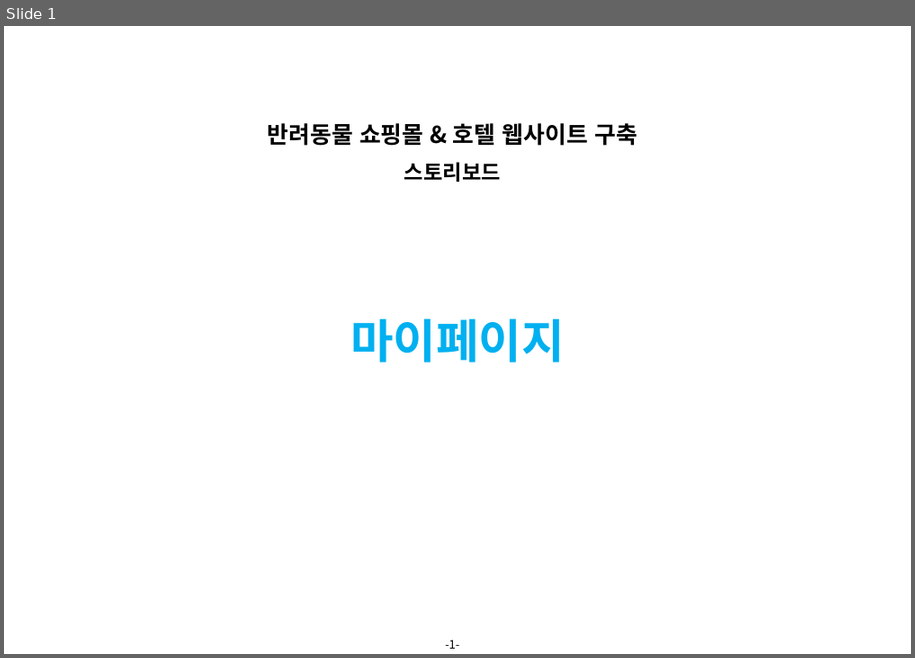
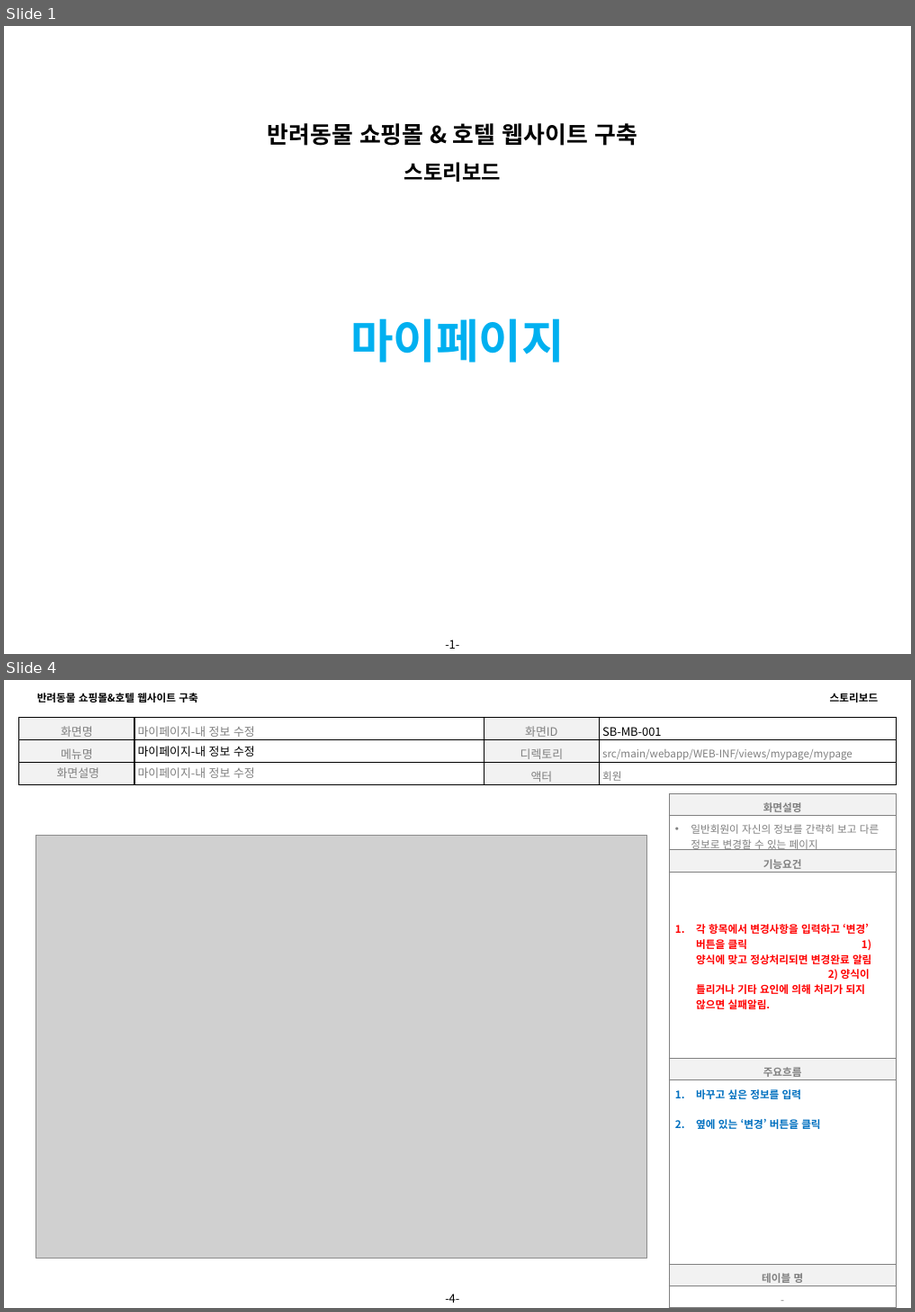
Before and after one commit to 94jinwoo/Companion, a slide deck: Companion.스토리보드.VER.0.1(마이페이지).pptx. Shown one above the other, each under a label of ours: slide 1 before the commit, slides 1 and 4 after it; the slides between them are not shown. The pictures are 915x658 and 915x1312 pixels, drawn with LibreOffice and Linux fonts; fonts in the diff are those of the drawing; grey boxes stand for pictures; background and template pictures are left out. Boxes give left, top, right and bottom in pixels: in the first picture for what was removed or moved away, otherwise in the second. Text is boxed around its words. In the diff, an @@ line names an element or a change of style, - is before the commit and + after.

Commit message:
스토리보드 마이페이지

```diff
--- a/Companion.스토리보드.VER.0.1(마이페이지).pptx
+++ b/Companion.스토리보드.VER.0.1(마이페이지).pptx
@@ slide 4 added at [4,680,911,1308], background #FFFFFF; not listed: 1 template element that a slide beside it also shows @@
@@ text added at [37,693,198,702], 9 pt, text #000000, bold @@
+반려동물 쇼핑몰&호텔 웹사이트 구축
@@ text added at [830,693,879,702], 9 pt, text #000000, bold @@
+스토리보드
@@ table added at [19,717,896,789], 3 rows, 4 columns @@
+화면명 | 마이페이지-내 정보 수정 | 화면ID | SB-MB-001
+메뉴명 | 마이페이지-내 정보 수정 | 디렉토리 | src/main/webapp/WEB-INF/views/mypage/mypage
+화면설명 | 마이페이지-내 정보 수정 | 액터 | 회원
@@ table added at [669,794,896,1279], 6 rows, 1 columns @@
+화면설명
+일반회원이 자신의 정보를 간략히 보고 다른 정보로 변경할 수 있는 페이지
+기능요건
+각 항목에서 변경사항을 입력하고 ‘변경’ 버튼을 클릭 1) 양식에 맞고 정상처리되면 변경완료 알림 2) 양식이 틀리거나 기타 요인에 의해 처리가 되지 않으면 실패알림.
+주요흐름
+바꾸고 싶은 정보를 입력 / 옆에 있는 ‘변경’ 버튼을 클릭
@@ picture added at [36,836,648,1258] @@
@@ table added at [669,1265,896,1308], 2 rows, 1 columns @@
+테이블 명
+-
```
Also in this commit, not shown: 3 slides changed, 13 other slides added, 6 slides removed.
